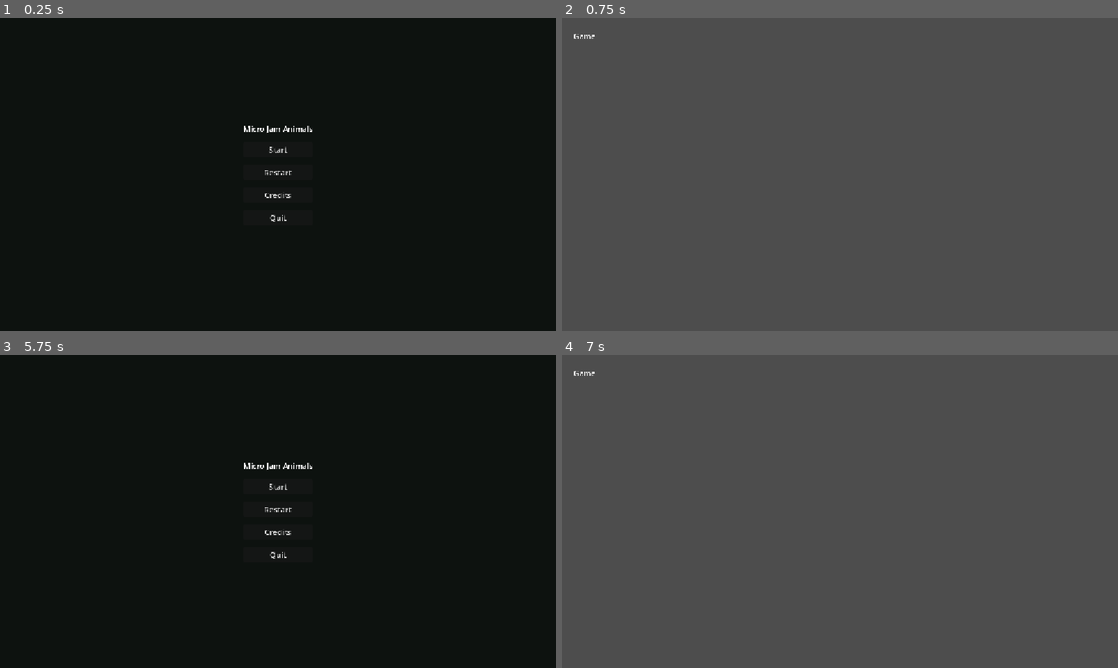
Above: before the commit, frames 1-4 (two rows, left to right).
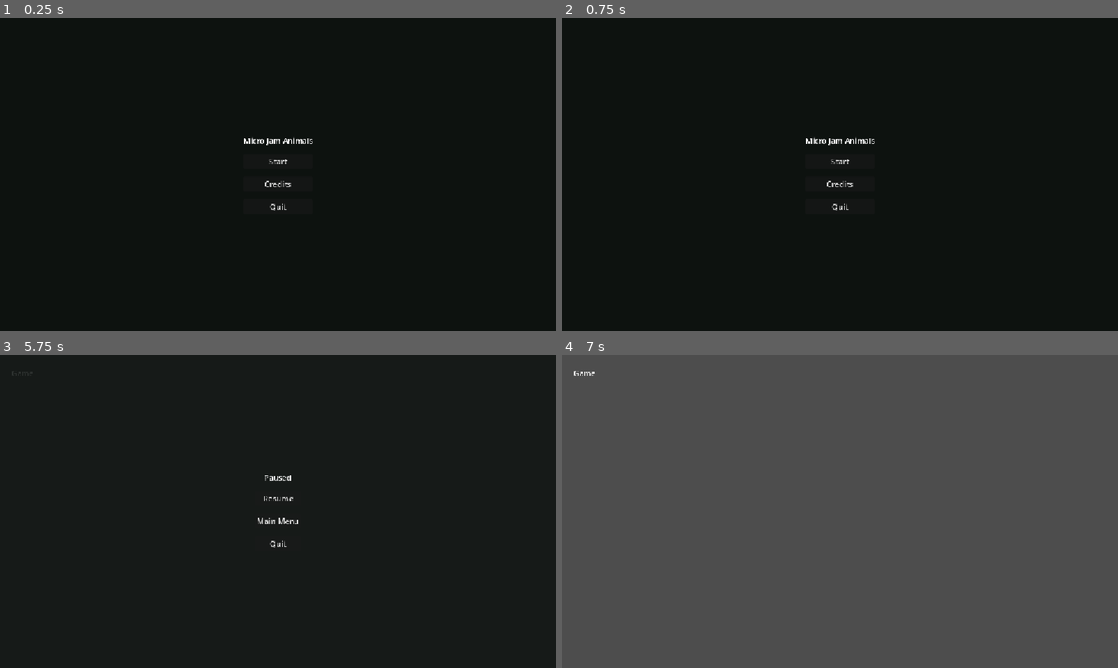
Above: after the commit, the same moments.

Repository: Chipi-Chapa-Corp/micro-jam-animals
Game: Godot game, scene res://scenes/main-menu/scene.tscn
Same seed, same stepped clock (60 frames per second), same inputs: the game is played once before the commit and once after it.
Inputs (mouse positions are in pixels of both pictures, inside the frame that each line leads up to):
- Up to frame 1 (0.25 s): no input
- Up to frame 2 (0.75 s): click (840, 171) at 0.5 s, where only the run before the commit has a clickable "Restart"
- Up to frame 3 (5.75 s): click (278, 498) at 1.25 s, where only the run after the commit has a clickable "Start"; tap Enter at 2, 3.5, 5 s; tap Space at 2.75, 4.25 s; tap Escape (menu) at 5.65 s
- Up to frame 4 (7 s): click (840, 498) at 5.75 s, where only the run after the commit has a clickable "Resume"; click (840, 486) at 6.5 s, where only the run before the commit has a clickable "Start"

The runs differ from the first frame. In frame 1, 0.5% of the frame differs, in the area x 43-57%, y 34-66%; in frame 2, 100%, in the area x 0-100%, y 0-100%; in frame 3, 0.5%; in frame 4, nothing differs.

Commit message:
fix: menu

Diff:
--- a/scenes/game/scene.tscn
+++ b/scenes/game/scene.tscn
@@ -29,3 +29,54 @@
 [node name="Spacer" type="Control" parent="TopBar" unique_id=2120240087]
 layout_mode = 2
 size_flags_horizontal = 3
+
+[node name="PauseMenu" type="Control" parent="."]
+visible = false
+layout_mode = 1
+anchors_preset = 15
+anchor_right = 1.0
+anchor_bottom = 1.0
+grow_horizontal = 2
+grow_vertical = 2
+
+[node name="Background" type="ColorRect" parent="PauseMenu"]
+layout_mode = 1
+anchors_preset = 15
+anchor_right = 1.0
+anchor_bottom = 1.0
+grow_horizontal = 2
+grow_vertical = 2
+color = Color(0.05, 0.07, 0.06, 0.86)
+
+[node name="CenterContainer" type="CenterContainer" parent="PauseMenu"]
+layout_mode = 1
+anchors_preset = 15
+anchor_right = 1.0
+anchor_bottom = 1.0
+grow_horizontal = 2
+grow_vertical = 2
+
+[node name="Menu" type="VBoxContainer" parent="PauseMenu/CenterContainer"]
+layout_mode = 2
+theme_override_constants/separation = 16
+
+[node name="Title" type="Label" parent="PauseMenu/CenterContainer/Menu"]
+layout_mode = 2
+text = "Paused"
+horizontal_alignment = 1
+
+[node name="Resume" type="Button" parent="PauseMenu/CenterContainer/Menu"]
+layout_mode = 2
+text = "Resume"
+
+[node name="MainMenu" type="Button" parent="PauseMenu/CenterContainer/Menu"]
+layout_mode = 2
+text = "Main Menu"
+
+[node name="Quit" type="Button" parent="PauseMenu/CenterContainer/Menu"]
+layout_mode = 2
+text = "Quit"
+
+[connection signal="pressed" from="PauseMenu/CenterContainer/Menu/Resume" to="." method="_on_resume_pressed"]
+[connection signal="pressed" from="PauseMenu/CenterContainer/Menu/MainMenu" to="." method="_on_main_menu_pressed"]
+[connection signal="pressed" from="PauseMenu/CenterContainer/Menu/Quit" to="." method="_on_quit_pressed"]
--- a/scenes/game/script.gd
+++ b/scenes/game/script.gd
@@ -2,7 +2,25 @@
 
 const MAIN_MENU_SCENE: String = "res://scenes/main-menu/scene.tscn"
 
+@onready var pause_menu: Control = $PauseMenu
+
 
 func _unhandled_input(event: InputEvent) -> void:
 	if event.is_action_pressed("menu"):
-		get_tree().change_scene_to_file(MAIN_MENU_SCENE)
+		_set_pause_menu_visible(not pause_menu.visible)
+
+
+func _on_resume_pressed() -> void:
+	_set_pause_menu_visible(false)
+
+
+func _on_main_menu_pressed() -> void:
+	get_tree().change_scene_to_file(MAIN_MENU_SCENE)
+
+
+func _on_quit_pressed() -> void:
+	get_tree().quit()
+
+
+func _set_pause_menu_visible(is_visible: bool) -> void:
+	pause_menu.visible = is_visible
--- a/scenes/main-menu/scene.tscn
+++ b/scenes/main-menu/scene.tscn
@@ -41,10 +41,6 @@
 layout_mode = 2
 text = "Start"
 
-[node name="Restart" type="Button" parent="CenterContainer/Menu"]
-layout_mode = 2
-text = "Restart"
-
 [node name="Credits" type="Button" parent="CenterContainer/Menu"]
 layout_mode = 2
 text = "Credits"
@@ -54,6 +50,5 @@
 text = "Quit"
 
 [connection signal="pressed" from="CenterContainer/Menu/Start" to="." method="_on_start_pressed"]
-[connection signal="pressed" from="CenterContainer/Menu/Restart" to="." method="_on_restart_pressed"]
 [connection signal="pressed" from="CenterContainer/Menu/Credits" to="." method="_on_credits_pressed"]
 [connection signal="pressed" from="CenterContainer/Menu/Quit" to="." method="_on_quit_pressed"]
--- a/scenes/main-menu/script.gd
+++ b/scenes/main-menu/script.gd
@@ -8,10 +8,6 @@
 	get_tree().change_scene_to_file(GAME_SCENE)
 
 
-func _on_restart_pressed() -> void:
-	get_tree().change_scene_to_file(GAME_SCENE)
-
-
 func _on_credits_pressed() -> void:
 	get_tree().change_scene_to_file(CREDITS_SCENE)
 
